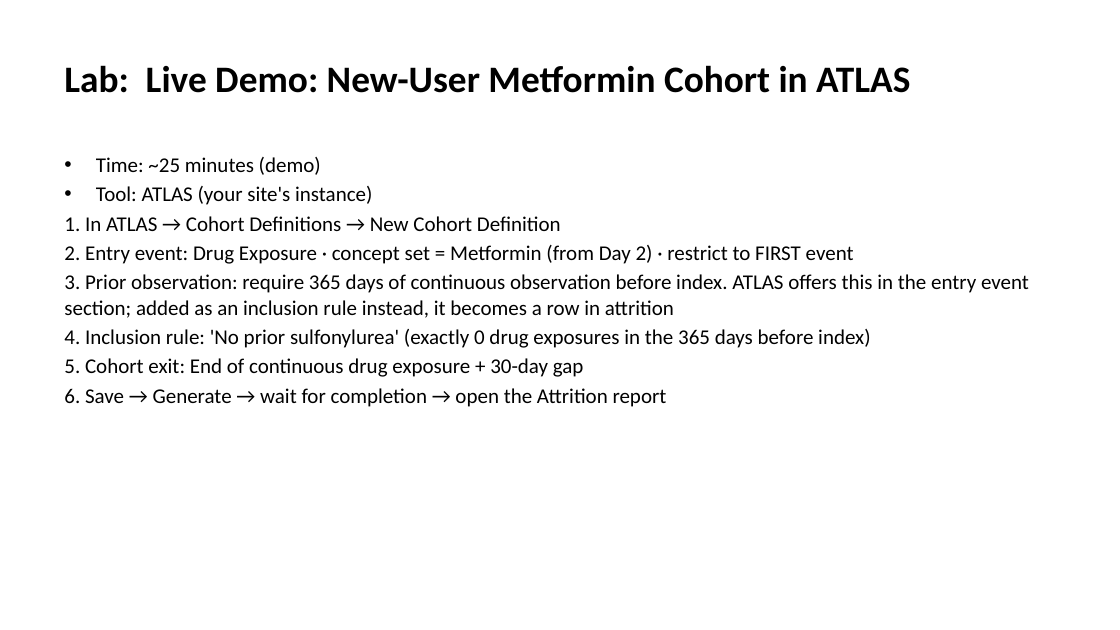
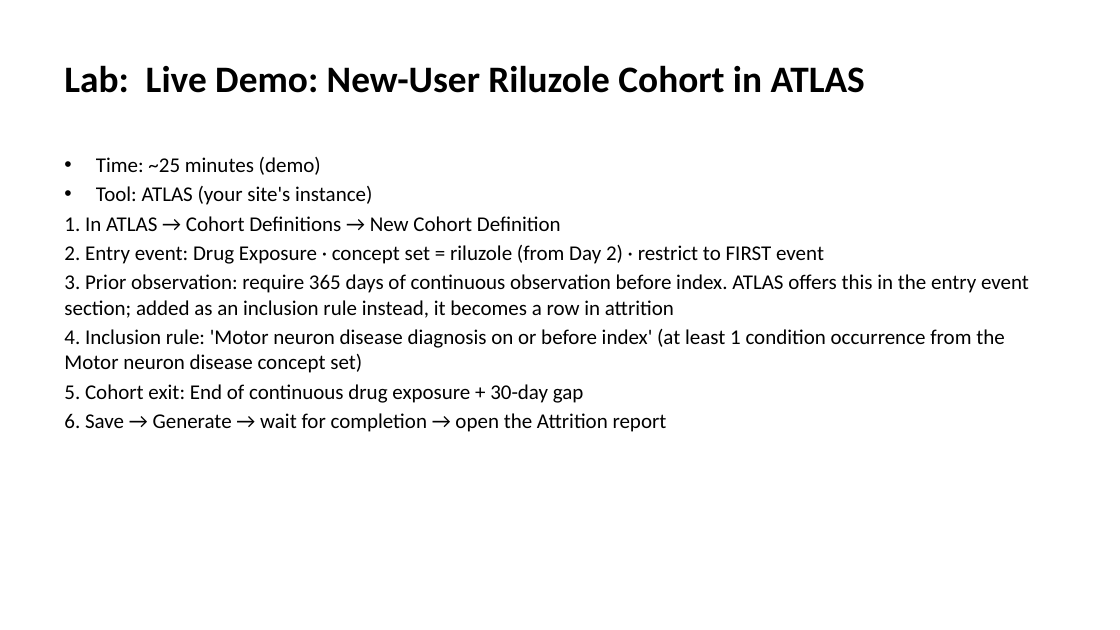
Before and after one commit to ALSTDI/ALS-RWE, a slide deck: slide 15 of docs/free-rwe-resources/train-the-trainer/training/day-03-cohort-definitions/kit/Instructor-Deck-with-Notes.pptx. Drawn at 1120x630 pixels with LibreOffice and Linux fonts; fonts in the diff are those of the drawing. Boxes give left, top, right and bottom in pixels: in the first picture for what was removed or moved away, otherwise in the second. Text is boxed around its words. In the diff, an @@ line names an element or a change of style, - is before the commit and + after.

```diff
--- a/docs/free-rwe-resources/train-the-trainer/training/day-03-cohort-definitions/kit/Instructor-Deck-with-Notes.pptx
+++ b/docs/free-rwe-resources/train-the-trainer/training/day-03-cohort-definitions/kit/Instructor-Deck-with-Notes.pptx
@@ title at (64, 65, 865, 93): text changed @@
-Lab: Live Demo: New-User Metformin Cohort in ATLAS
+Lab: Live Demo: New-User Riluzole Cohort in ATLAS
@@ text at (64, 245, 824, 264): text changed @@
-2. Entry event: Drug Exposure · concept set = Metformin (from Day 2) · restrict to FIRST event
+2. Entry event: Drug Exposure · concept set = riluzole (from Day 2) · restrict to FIRST event
@@ text at (64, 329, 1004, 373): text changed @@
-4. Inclusion rule: 'No prior sulfonylurea' (exactly 0 drug exposures in the 365 days before index)
+4. Inclusion rule: 'Motor neuron disease diagnosis on or before index' (at least 1 condition occurrence from the Motor neuron disease concept set)
```
Also in this commit, not shown: 4 other slides changed, 59 other files.
